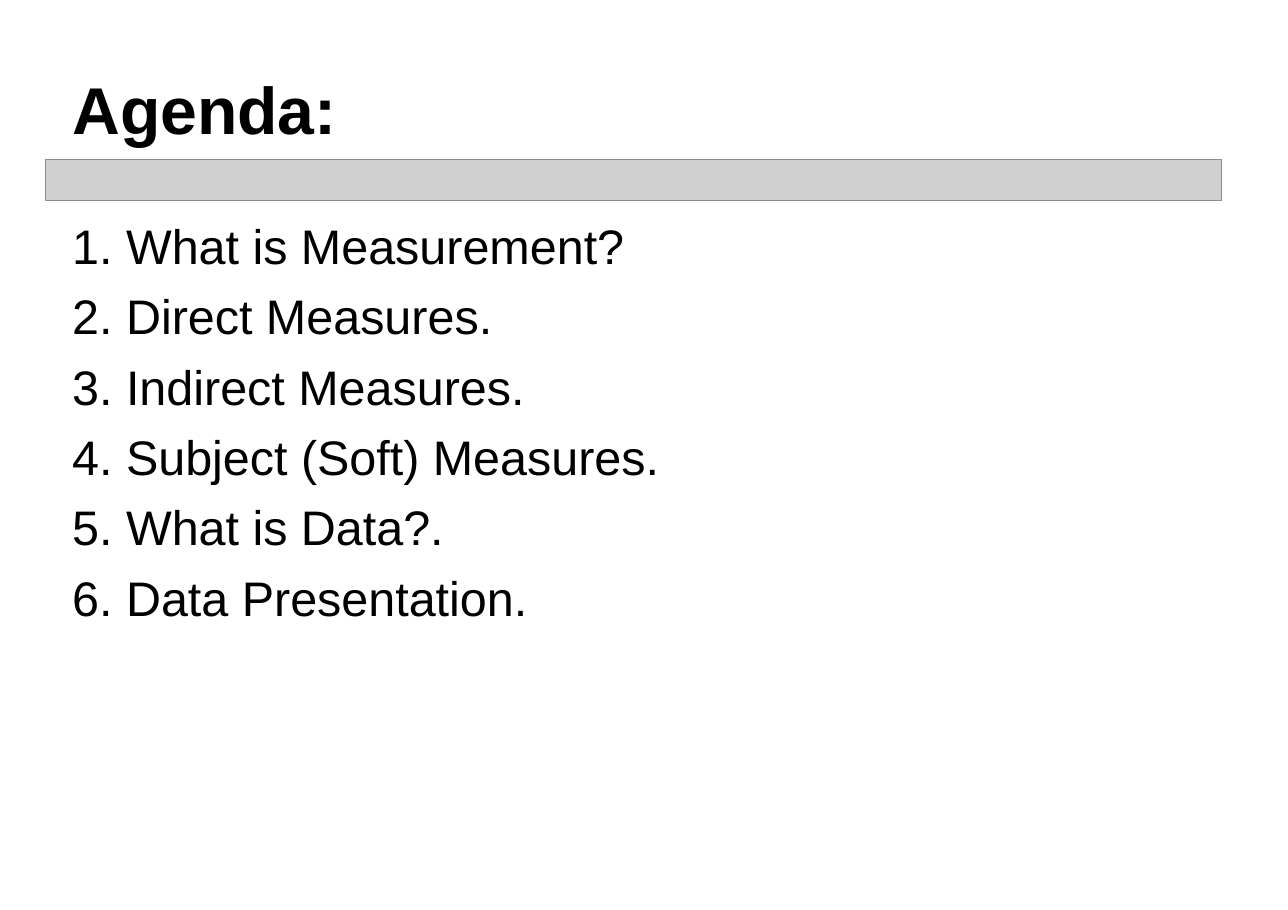
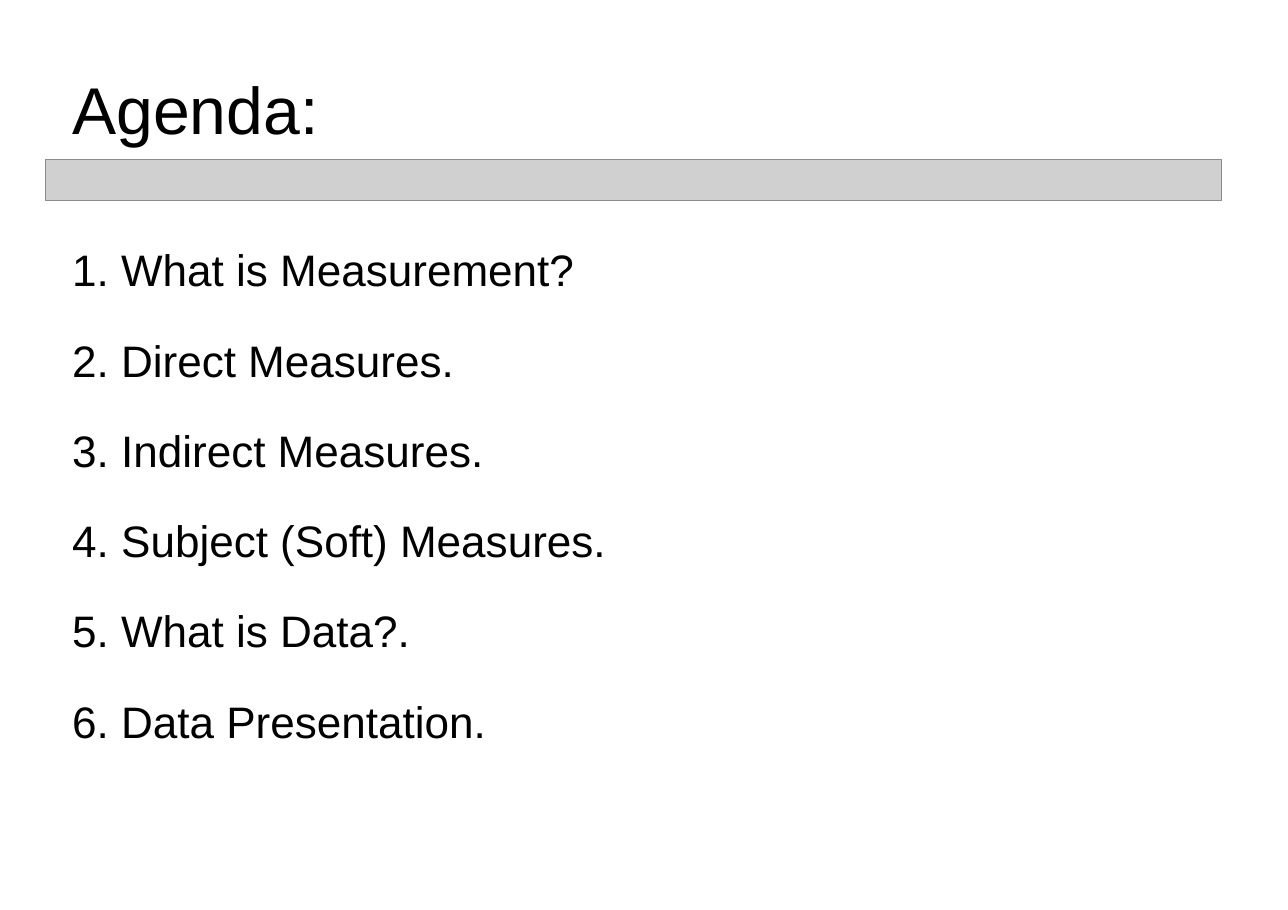
Before and after one commit to daotk/cdkpt, a slide deck: slide 2 of Anh Van/PPT_ThuyetTrinhAnhVan.ppt. Drawn at 1288x910 pixels with LibreOffice and Linux fonts; fonts in the diff are those of the drawing; grey boxes stand for pictures. Boxes give left, top, right and bottom in pixels: in the first picture for what was removed or moved away, otherwise in the second. Text is boxed around its words. In the diff, an @@ line names an element or a change of style, - is before the commit and + after.

```diff
--- a/Anh Van/PPT_ThuyetTrinhAnhVan.ppt
+++ b/Anh Van/PPT_ThuyetTrinhAnhVan.ppt
@@ title "Agenda:" at (x1=72, y1=86, x2=318, y2=146): bold off @@
@@ text "1. What is Measurement?" at (x1=72, y1=254, x2=606, y2=739): size 44 to 40 pt; line spacing 1 to 1.5; less space between paragraphs @@
```
Also in this commit, not shown: 1 other slide changed, 2 slides added.
